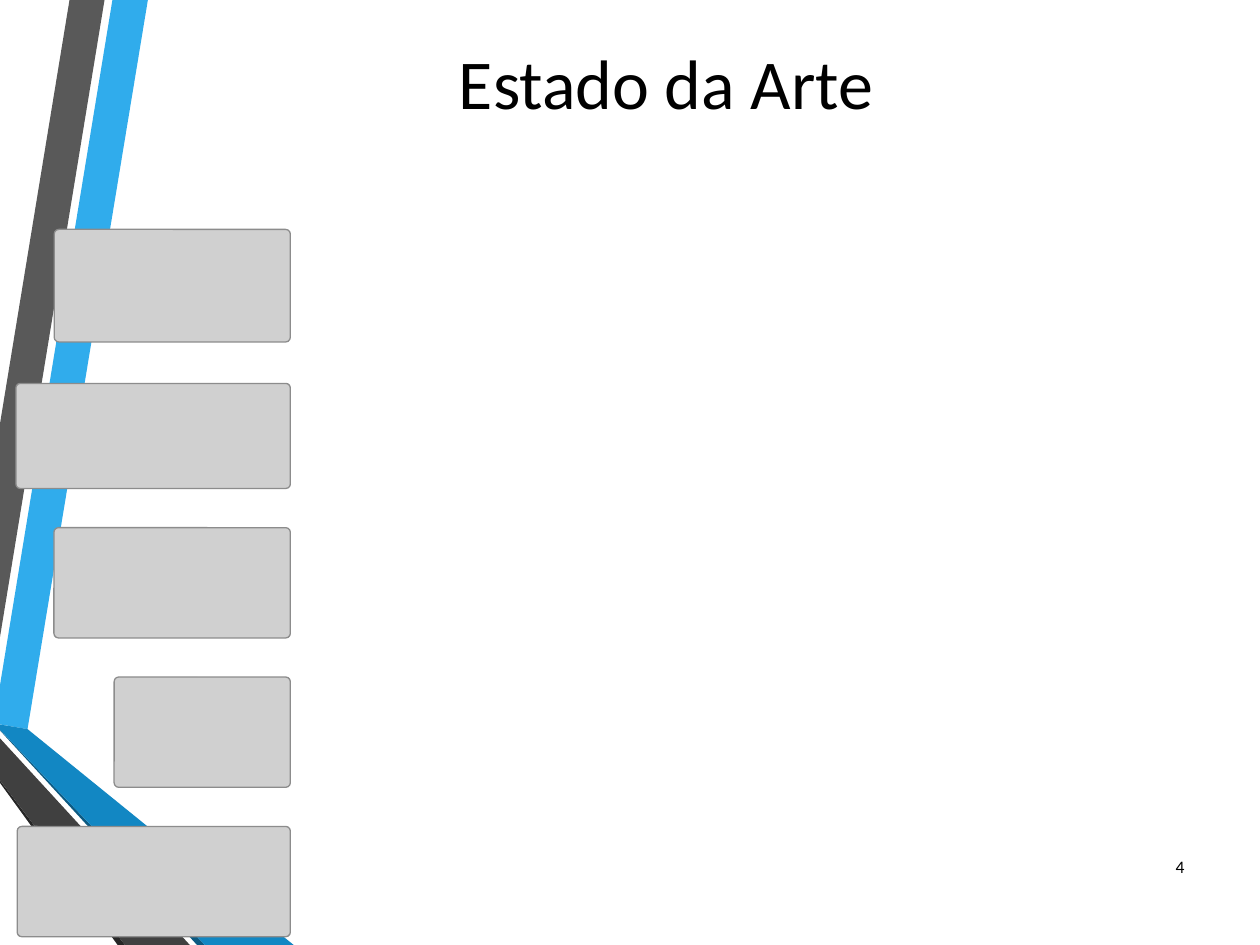
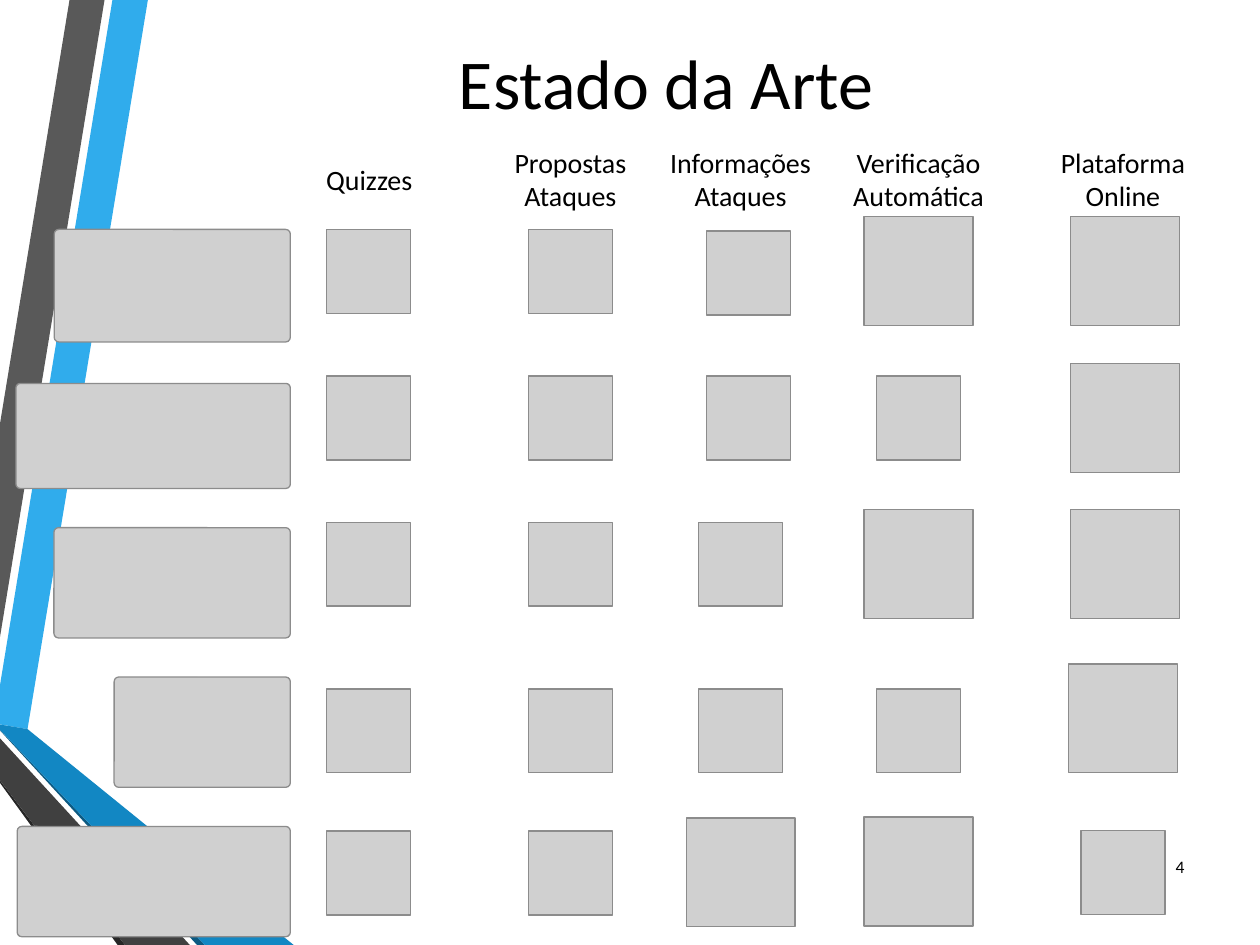
Before and after one commit to ruiparedes/ProjetoFinal, a slide deck: slide 4 of Documentos/Apresentacao Intermedia- Projeto - LabSecurity.pptx. Drawn at 1260x945 pixels with LibreOffice and Linux fonts; fonts in the diff are those of the drawing; grey boxes stand for pictures; background and template pictures are left out. Boxes give left, top, right and bottom in pixels: in the first picture for what was removed or moved away, otherwise in the second. Text is boxed around its words. In the diff, an @@ line names an element or a change of style, - is before the commit and + after.

```diff
--- a/Documentos/Apresentacao Intermedia- Projeto - LabSecurity.pptx
+++ b/Documentos/Apresentacao Intermedia- Projeto - LabSecurity.pptx
@@ text added at [326,170,412,194], 16 pt, text #000000 @@
+Quizzes
@@ text added at [515,155,627,211], 16 pt, text #000000 @@
+Propostas
+Ataques
@@ text added at [670,154,811,211], 16 pt, text #000000 @@
+Informações
+Ataques
@@ text added at [853,153,983,207], 16 pt, text #000000 @@
+Verificação
+Automática
@@ text added at [1061,153,1185,207], 16 pt, text #000000 @@
+Plataforma
+Online
@@ picture added at [326,229,411,314] @@
@@ picture added at [528,229,612,314] @@
@@ picture added at [707,231,791,315] @@
@@ picture added at [864,217,973,325] @@
@@ picture added at [1071,217,1179,325] @@
@@ picture added at [326,375,411,460] @@
@@ picture added at [528,375,612,460] @@
@@ picture added at [707,375,791,460] @@
@@ picture added at [877,375,961,460] @@
@@ picture added at [1071,364,1179,472] @@
@@ picture added at [326,522,411,606] @@
@@ picture added at [528,522,612,606] @@
@@ picture added at [698,522,782,606] @@
@@ picture added at [864,510,973,619] @@
@@ picture added at [1071,510,1179,619] @@
@@ picture added at [326,689,411,774] @@
@@ picture added at [528,689,612,774] @@
@@ picture added at [698,689,782,774] @@
@@ picture added at [877,689,961,774] @@
@@ picture added at [1068,664,1177,772] @@
@@ picture added at [326,832,411,916] @@
@@ picture added at [528,832,612,916] @@
@@ picture added at [687,818,795,926] @@
@@ picture added at [864,818,973,926] @@
@@ picture added at [1081,830,1166,915] @@
```
Also in this commit, not shown: 4 other slides changed, 1 other file.
